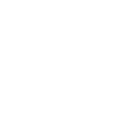
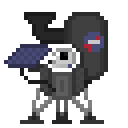
The second 128×128 image is a revision of the first. Changes to its layers:
added layer "Layer 10" above "Layer 11" over [4, 12, 108, 124]
hid "Layer 9", painted on it over [4, 24, 108, 124]
